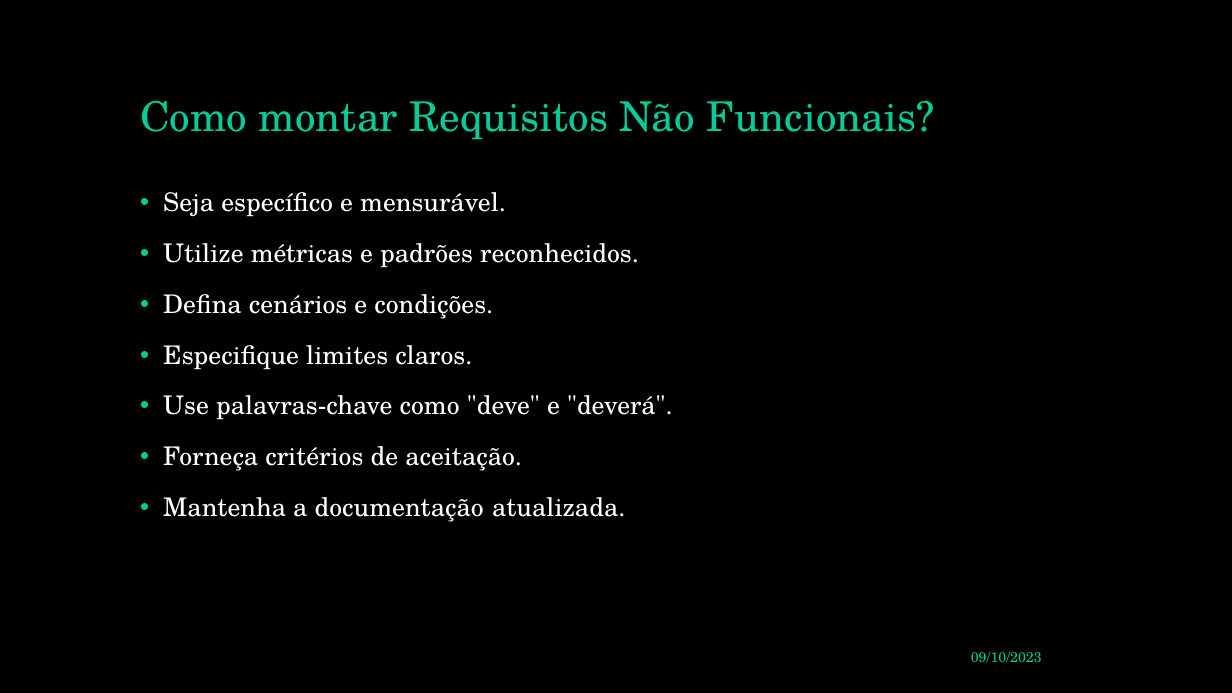
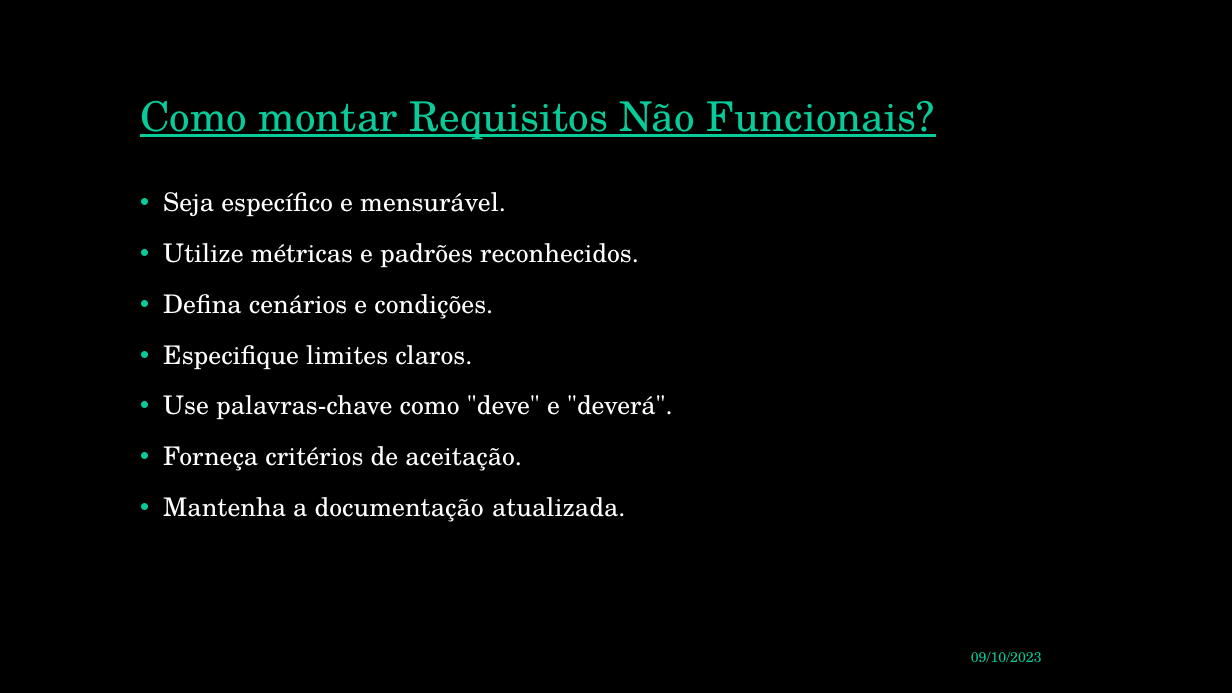
Before and after one commit to aryfarahs/PUCPR, a slide deck: slide 4 of 2º Período/Engenharia de Requisitos/Requisitos Não Funcionais.pptx (slide 5 before the commit). Drawn at 1232x693 pixels with LibreOffice and Linux fonts; fonts in the diff are those of the drawing. Boxes give left, top, right and bottom in pixels: in the first picture for what was removed or moved away, otherwise in the second. Text is boxed around its words. In the diff, an @@ line names an element or a change of style, - is before the commit and + after.

```diff
--- a/2º Período/Engenharia de Requisitos/Requisitos Não Funcionais.pptx
+++ b/2º Período/Engenharia de Requisitos/Requisitos Não Funcionais.pptx
@@ title "Como montar Requisitos Não Funcionais?" at (x1=140, y1=100, x2=935, y2=140): underline on @@
```
Also in this commit, not shown: 3 other slides changed, 1 slide removed, 1 other file.
